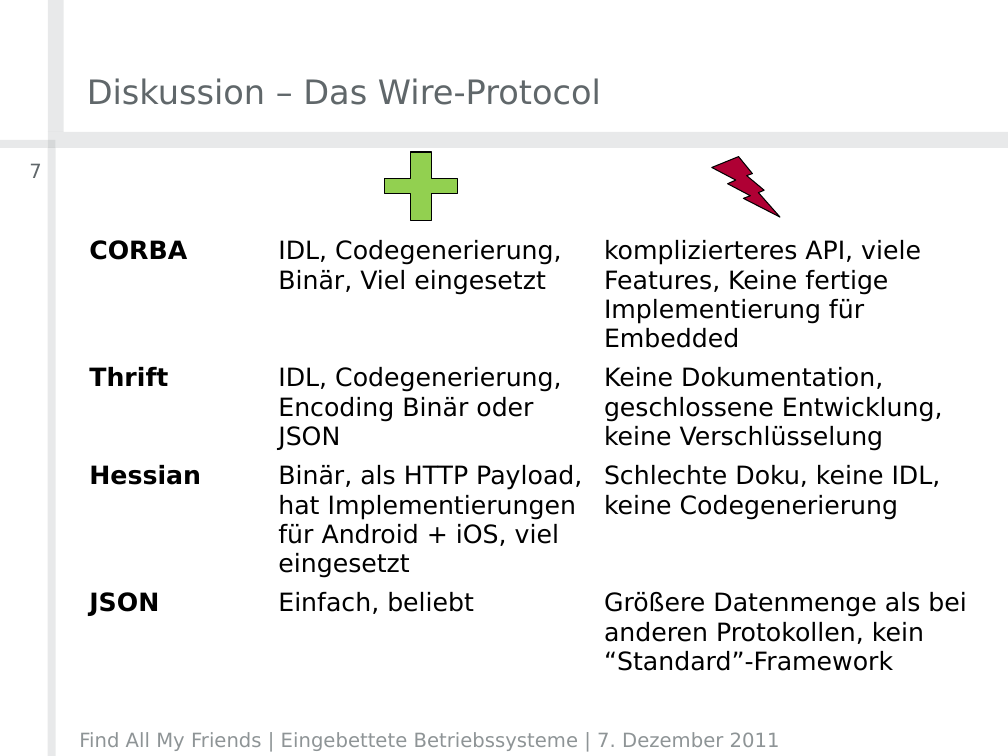
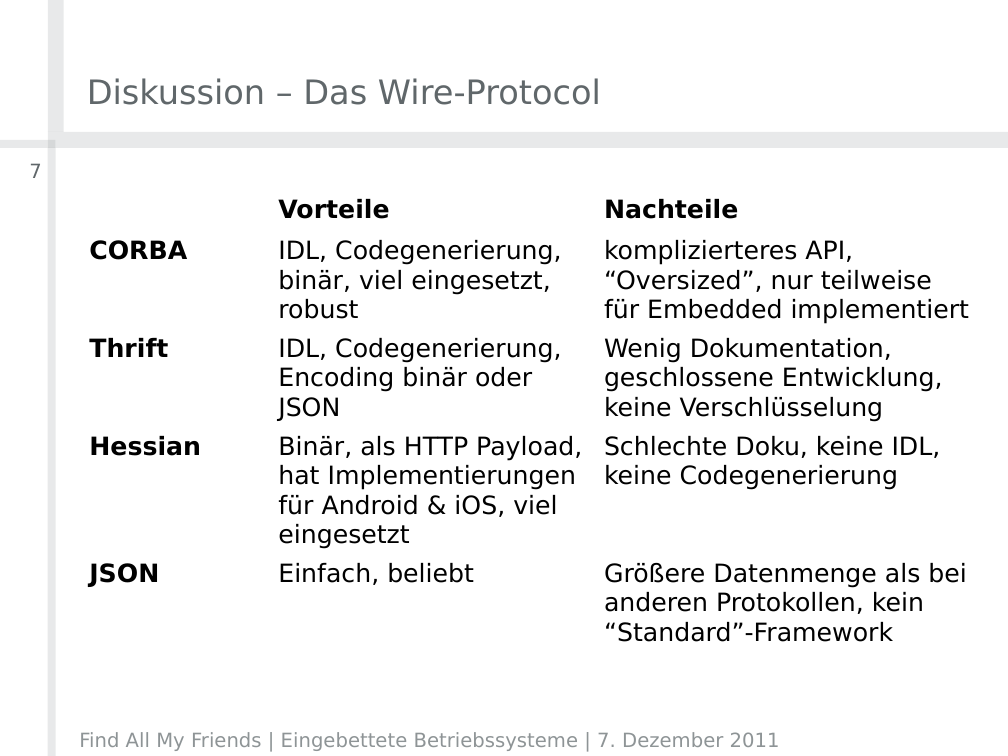
Before and after one commit to timfel/meet4xmas, a slide deck: slide 7 of presentations/2011-12-07_Projektvorstellung.pptx. Drawn at 1008x756 pixels with LibreOffice and Linux fonts; fonts in the diff are those of the drawing; background and template pictures are left out. Boxes give left, top, right and bottom in pixels: in the first picture for what was removed or moved away, otherwise in the second. Text is boxed around its words. In the diff, an @@ line names an element or a change of style, - is before the commit and + after.

```diff
--- a/presentations/2011-12-07_Projektvorstellung.pptx
+++ b/presentations/2011-12-07_Projektvorstellung.pptx
@@ plus removed at (385,152,458,221) @@
@@ lightning bolt removed at (712,156,780,217) @@
@@ table at (80,191,981,665) @@
-row 1, column 2: 
+row 1, column 2: Vorteile
-row 1, column 3: 
+row 1, column 3: Nachteile
-row 2, column 2: IDL, Codegenerierung, Binär, Viel eingesetzt
+row 2, column 2: IDL, Codegenerierung, binär, viel eingesetzt, robust
-row 2, column 3: komplizierteres API, viele Features, Keine fertige Implementierung für Embedded
+row 2, column 3: komplizierteres API, “Oversized”, nur teilweise für Embedded implementiert
-row 3, column 2: IDL, Codegenerierung, Encoding Binär oder JSON
+row 3, column 2: IDL, Codegenerierung, Encoding binär oder JSON
-row 3, column 3: Keine Dokumentation, geschlossene Entwicklung, keine Verschlüsselung
+row 3, column 3: Wenig Dokumentation, geschlossene Entwicklung, keine Verschlüsselung
-row 4, column 2: Binär, als HTTP Payload, hat Implementierungen für Android + iOS, viel eingesetzt
+row 4, column 2: Binär, als HTTP Payload, hat Implementierungen für Android & iOS, viel eingesetzt
```
Also in this commit, not shown: 14 other slides changed, 3 slides added, 2 other files.
